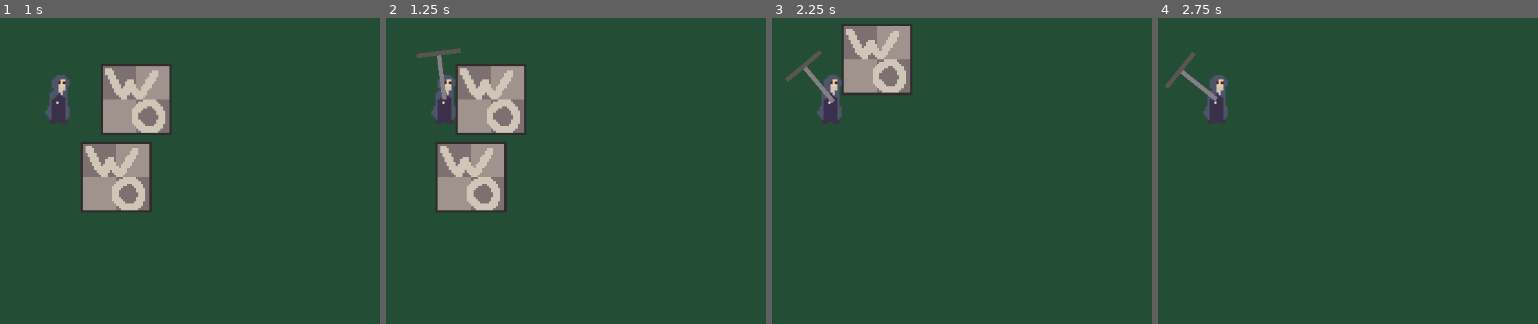
Above: before the commit, frames 1-4 (left to right).
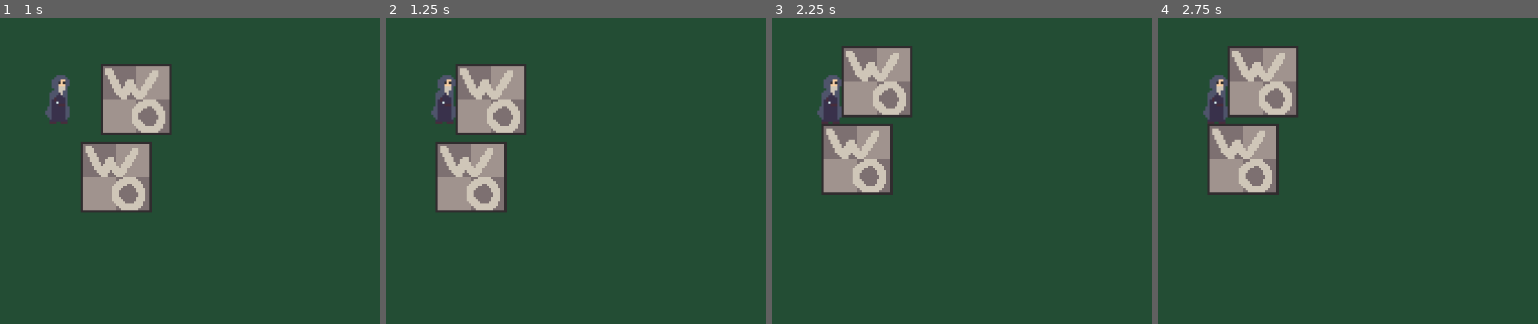
Above: after the commit, the same moments.

Repository: bsb-03/schlemstale
Game: Godot game, scene res://test_game_world.tscn
Same seed, same stepped clock (60 frames per second), same inputs: the game is played once before the commit and once after it.
Inputs (mouse positions are in pixels of both pictures, inside the frame that each line leads up to):
- Up to frame 1 (1 s): tap Enter at 0.5 s; move the mouse to (235, 76) at 0.52 s; press the mouse at (235, 76) at 0.53 s; hold D (right) from 0.53 s (still down)
- Up to frame 2 (1.25 s): keep holding D (right)
- Up to frame 3 (2.25 s): move the mouse to (outside the picture) at 1.27 s; release D (right) at 1.28 s; release the mouse at (outside the picture) at 1.28 s; hold S (down) 1.28-2.03 s; click (outside the picture) at 1.35 s; tap Space at 2 s; move the mouse to (outside the picture) at 2.02 s; press the mouse at (outside the picture) at 2.03 s; hold D (right) from 2.03 s (still down)
- Up to frame 4 (2.75 s): keep holding D (right)

Frame 1 is identical in both runs. In frame 2, 0.3% of the frame differs, in the area x 7-20%, y 9-27%; in frame 3, 9.2%, in the area x 3-37%, y 1-58%; in frame 4, 9.0%.

Commit message:
1/18
added testitem and made testworldobject drop testitem on death

Diff:
--- a/Components/HealthComponent/health_component.gd
+++ b/Components/HealthComponent/health_component.gd
@@ -12,4 +12,7 @@
 	health -= d
 
 	if health <= 0:
-		get_parent().queue_free()
+		if(get_parent().has_method("get_class_name")):
+			var c_name = get_parent().get_class_name()
+			if(c_name == "WorldObject"):
+				get_parent().destroy()
--- /dev/null
+++ b/Items/Materials/TestItem/test_item.tscn
@@ -0,0 +1,7 @@
+[gd_scene load_steps=2 format=3 uid="uid://dbkhlhomspub5"]
+
+[ext_resource type="Texture2D" uid="uid://bhlbdwbym45ah" path="res://Items/Materials/TestItem/testitem-32x32.png" id="1_f6vd3"]
+
+[node name="TestItem" type="Sprite2D"]
+scale = Vector2(0.7, 0.7)
+texture = ExtResource("1_f6vd3")
--- a/Items/Tools/TestTool/test_tool.tscn
+++ b/Items/Tools/TestTool/test_tool.tscn
@@ -80,7 +80,6 @@
 collision_layer = 2
 collision_mask = 24
 DAMAGE = 1
-PIERCE = 2
 KNOCKBACK = 1.0
 
 [node name="CollisionShape2D" type="CollisionShape2D" parent="Sprite/HurtboxComponent"]
--- a/Player/Scenes/player.tscn
+++ b/Player/Scenes/player.tscn
@@ -33,7 +33,6 @@
 [node name="HealthComponent" parent="." instance=ExtResource("4_5dvvq")]
 
 [node name="AttackTimer" type="Timer" parent="."]
-wait_time = 0.5
 
 [connection signal="take_knockback" from="HitboxComponent" to="." method="_on_hitbox_component_take_knockback"]
 [connection signal="timeout" from="AttackTimer" to="." method="_on_attack_timer_timeout"]
--- /dev/null
+++ b/WorldObjects/TestWorldObject/test_world_object.gd
@@ -0,0 +1,24 @@
+extends StaticBody2D
+class_name WorldObject
+
+
+@onready var TEST_ITEM = preload("res://Items/Materials/TestItem/test_item.tscn")
+
+func get_class_name()-> String:
+	return "WorldObject"
+
+# Called when the node enters the scene tree for the first time.
+func _ready() -> void:
+	pass # Replace with function body.
+
+
+# Called every frame. 'delta' is the elapsed time since the previous frame.
+func _process(delta: float) -> void:
+	pass
+
+func destroy():
+	var dropped_item = TEST_ITEM.instantiate()
+	dropped_item.position = position
+	remove_child(dropped_item)
+	get_parent().add_sibling(dropped_item)
+	queue_free()
--- a/World Objects/TestWorldObject/test_world_object.tscn
+++ b/WorldObjects/TestWorldObject/test_world_object.tscn
@@ -1,6 +1,7 @@
-[gd_scene load_steps=6 format=3 uid="uid://x35enam0bc4w"]
+[gd_scene load_steps=7 format=3 uid="uid://x35enam0bc4w"]
 
-[ext_resource type="Texture2D" uid="uid://de8if7d1ckci5" path="res://World Objects/TestWorldObject/testworldobject-32x32.png" id="1_xcdwe"]
+[ext_resource type="Script" path="res://WorldObjects/TestWorldObject/test_world_object.gd" id="1_sybmm"]
+[ext_resource type="Texture2D" uid="uid://de8if7d1ckci5" path="res://WorldObjects/TestWorldObject/testworldobject-32x32.png" id="1_xcdwe"]
 [ext_resource type="PackedScene" uid="uid://qnnst5q27rpw" path="res://Components/HitboxComponent/hitbox_component.tscn" id="2_jxchs"]
 [ext_resource type="PackedScene" uid="uid://beow4ihk763at" path="res://Components/HealthComponent/health_component.tscn" id="3_tc5vg"]
 
@@ -13,6 +14,7 @@
 [node name="TestWorldObject" type="StaticBody2D"]
 collision_layer = 8
 collision_mask = 0
+script = ExtResource("1_sybmm")
 
 [node name="Collision" type="CollisionShape2D" parent="."]
 shape = SubResource("RectangleShape2D_2uf2t")
--- a/test_game_world.tscn
+++ b/test_game_world.tscn
@@ -1,7 +1,7 @@
 [gd_scene load_steps=3 format=3 uid="uid://c17pgw6w7eaig"]
 
 [ext_resource type="PackedScene" uid="uid://xu0vw6sqfoj" path="res://Player/Scenes/player.tscn" id="1_lfk3c"]
-[ext_resource type="PackedScene" uid="uid://x35enam0bc4w" path="res://World Objects/TestWorldObject/test_world_object.tscn" id="2_ahhf4"]
+[ext_resource type="PackedScene" uid="uid://x35enam0bc4w" path="res://WorldObjects/TestWorldObject/test_world_object.tscn" id="2_ahhf4"]
 
 [node name="World" type="Node2D"]
 
Binary file added: Items/Materials/TestItem/testitem-32x32.png
Not shown, changed: Items/Materials/TestItem/testitem-32x32.png.import
Renamed: World Objects/TestWorldObject/testworldobject-32x32.png -> WorldObjects/TestWorldObject/testworldobject-32x32.png
Not shown, added: WorldObjects/TestWorldObject/testworldobject-32x32.png.import
